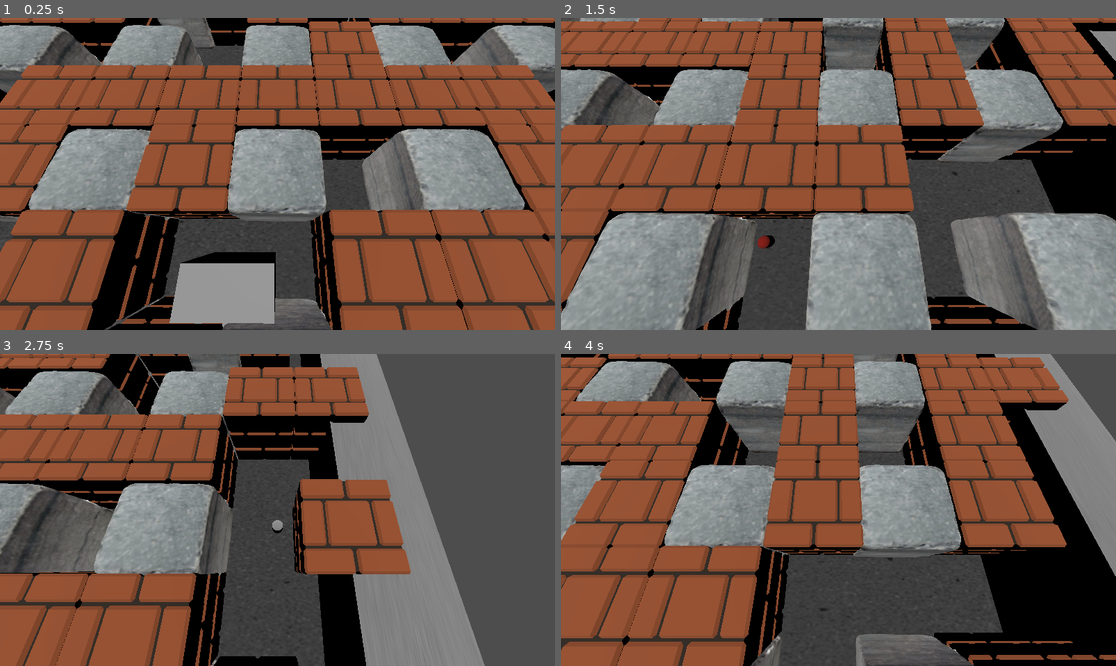
Above: before the commit, frames 1-4 (two rows, left to right).
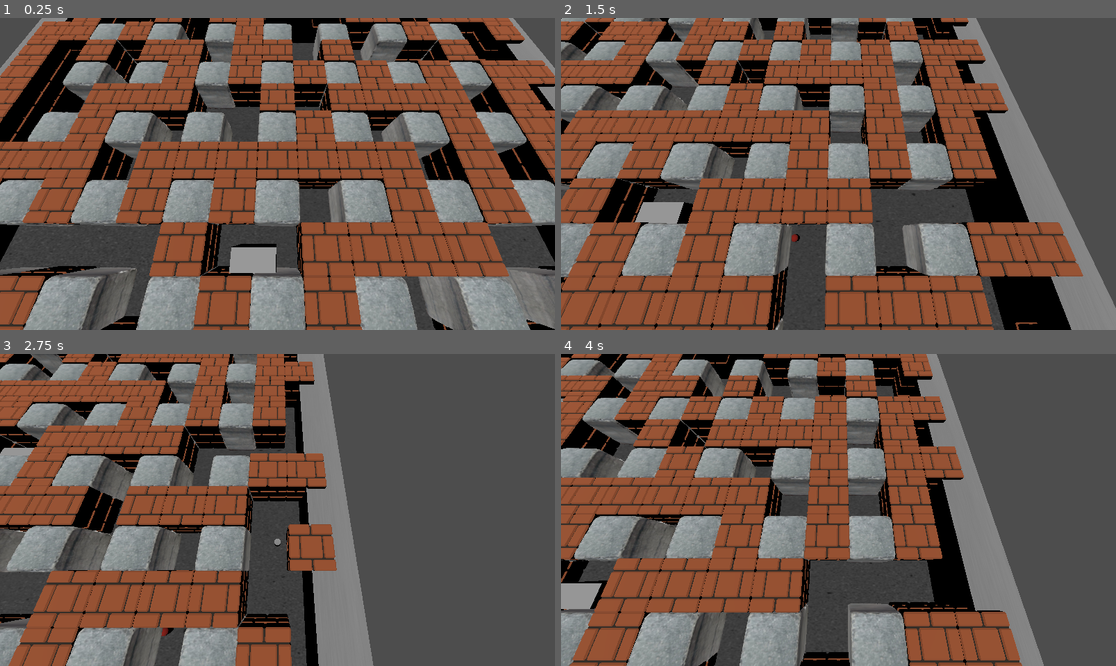
Above: after the commit, the same moments.

Repository: DresseurPanda/tp-iut-R506-bomberman
Game: Godot game, scene res://main.tscn
Same seed, same stepped clock (60 frames per second), same inputs: the game is played once before the commit and once after it.
Inputs:
- Up to frame 1 (0.25 s): no input
- Up to frame 2 (1.5 s): tap Enter (ui_accept) at 0.5, 0.77 s; hold Right (ui_right) 0.53-1.28 s; hold Down (ui_down) from 1.28 s (still down)
- Up to frame 3 (2.75 s): tap Enter (ui_accept) at 1.52 s; release Down (ui_down) at 2.03 s; hold Right (ui_right) from 2.03 s (still down)
- Up to frame 4 (4 s): release Right (ui_right) at 2.78 s; hold Up (ui_up) 2.78-3.53 s; tap Enter (ui_accept) at 3.02, 3.77 s; hold Left (ui_left) from 3.53 s (still down)

The runs differ from the first frame. In frame 1, 74% of the frame differs, in the area x 0-100%, y 0-100%; in frame 2, 74%; in frame 3, 60%; in frame 4, 76%.

Commit message:
Feat : nouveau modèle de pilier

Diff:
--- /dev/null
+++ b/Assets/materials/Pillar/model_pillar.tscn
@@ -0,0 +1,8 @@
+[gd_scene format=3 uid="uid://4353725whtn8"]
+
+[ext_resource type="PackedScene" uid="uid://cpxlvli70o1k6" path="res://Assets/materials/Pillar/p1037_tumbled.glb" id="1_u8ixo"]
+
+[node name="Sketchfab_Scene" unique_id=1598486600 instance=ExtResource("1_u8ixo")]
+
+[node name="Object_2" parent="Sketchfab_model/Scaniverse_obj_cleaner_materialmerger_gles" parent_id_path=PackedInt32Array(1648786082) index="0" unique_id=938785777]
+transform = Transform3D(13, 0, 0, 0, 13, 0, 0, 0, 13, 0, -0.179, -1.625)
--- a/Personnage/Personnage.tscn
+++ b/Personnage/Personnage.tscn
@@ -27,7 +27,7 @@
 surface_material_override/0 = SubResource("ORMMaterial3D_qpu3w")
 
 [node name="Camera3D" type="Camera3D" parent="." unique_id=126363695]
-transform = Transform3D(1, 0, 0, 0, 0.3420201, 0.9396926, 0, -0.9396926, 0.3420201, 0, 3, 0.75)
+transform = Transform3D(1, 0, 0, 0, 0.3420201, 0.9396926, 0, -0.9396926, 0.3420201, 0, 5, 0.75)
 fov = 88.32827
 
 [node name="DirectionalLight3D" type="DirectionalLight3D" parent="." unique_id=1480573276]
